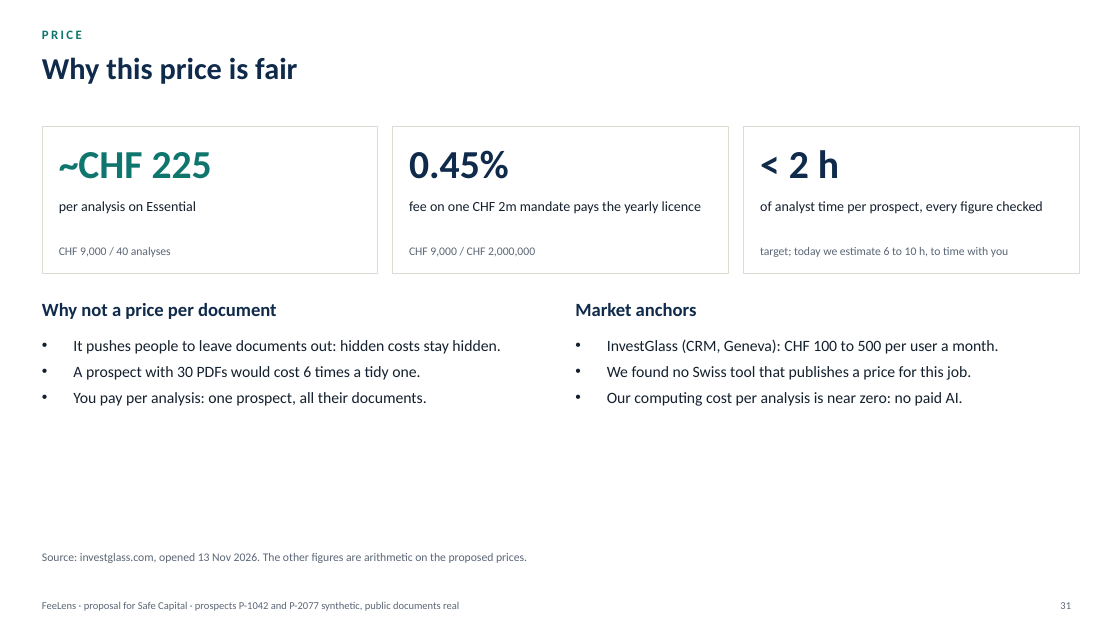
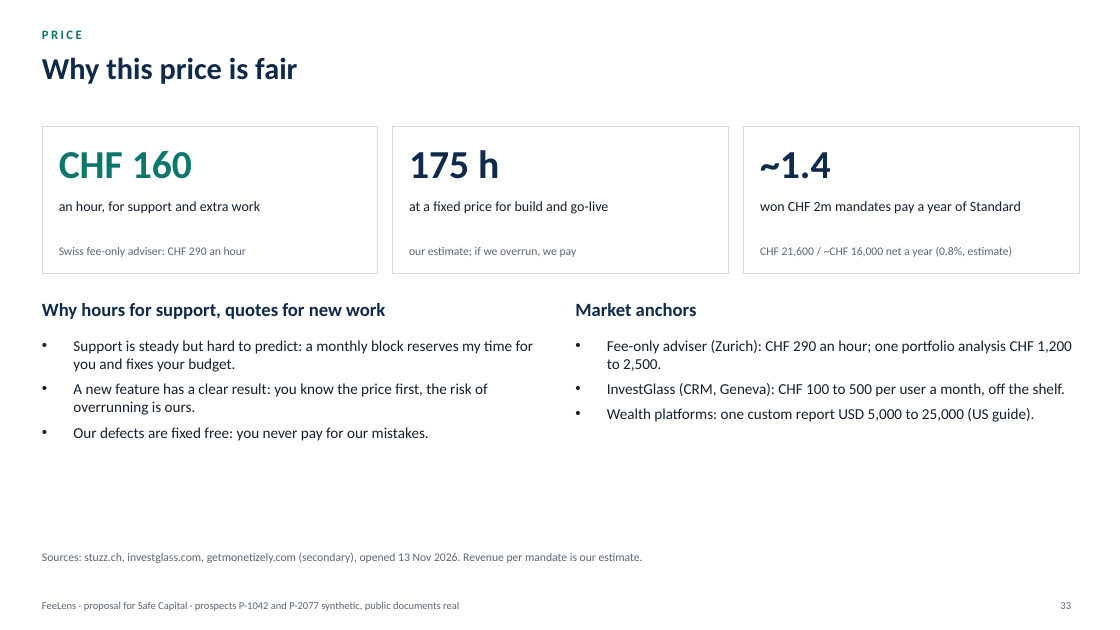
Before and after one commit to rossotti-alessandro/PortfolioCostEngine, a slide deck: slide 33 of slides/FeeLens_Proposal_EN.pptx (slide 31 before the commit). Drawn at 1120x630 pixels with LibreOffice and Linux fonts; fonts in the diff are those of the drawing. Boxes give left, top, right and bottom in pixels: in the first picture for what was removed or moved away, otherwise in the second. Text is boxed around its words. In the diff, an @@ line names an element or a change of style, - is before the commit and + after.

```diff
--- a/slides/FeeLens_Proposal_EN.pptx
+++ b/slides/FeeLens_Proposal_EN.pptx
@@ text at (59, 151, 192, 179): text changed @@
-~CHF 225
+CHF 160
@@ text at (409, 150, 499, 179): text changed @@
-0.45%
+175 h
@@ text at (760, 152, 830, 179): text changed @@
-< 2 h
+~1.4
@@ text at (59, 201, 260, 214): text changed @@
-per analysis on Essential
+an hour, for support and extra work
@@ text at (409, 201, 609, 214): text changed @@
-fee on one CHF 2m mandate pays the yearly licence
+at a fixed price for build and go-live
@@ text at (760, 201, 1021, 214): text changed @@
-of analyst time per prospect, every figure checked
+won CHF 2m mandates pay a year of Standard
@@ text at (59, 247, 246, 257): text changed @@
-CHF 9,000 / 40 analyses
+Swiss fee-only adviser: CHF 290 an hour
@@ text at (409, 247, 577, 257): text changed @@
-CHF 9,000 / CHF 2,000,000
+our estimate; if we overrun, we pay
@@ text at (760, 246, 1013, 257): text changed @@
-target; today we estimate 6 to 10 h, to time with you
+CHF 21,600 / ~CHF 16,000 net a year (0.8%, estimate)
@@ text at (42, 303, 385, 319): text changed @@
-Why not a price per document
+Why hours for support, quotes for new work
@@ text at (73, 340, 534, 441): text changed; size 13.5 to 13 pt @@
-• It pushes people to leave documents out: hidden costs stay hidden.
-• A prospect with 30 PDFs would cost 6 times a tidy one.
-• You pay per analysis: one prospect, all their documents.
+• Support is steady but hard to predict: a monthly block reserves my time for you and fixes your budget.
+• A new feature has a clear result: you know the price first, the risk of overrunning is ours.
+• Our defects are fixed free: you never pay for our mistakes.
@@ text at (607, 340, 1072, 422): text changed; size 13.5 to 13 pt @@
-• InvestGlass (CRM, Geneva): CHF 100 to 500 per user a month.
-• We found no Swiss tool that publishes a price for this job.
-• Our computing cost per analysis is near zero: no paid AI.
+• Fee-only adviser (Zurich): CHF 290 an hour; one portfolio analysis CHF 1,200 to 2,500.
+• InvestGlass (CRM, Geneva): CHF 100 to 500 per user a month, off the shelf.
+• Wealth platforms: one custom report USD 5,000 to 25,000 (US guide).
@@ text at (42, 552, 643, 563): text changed @@
-Source: investglass.com, opened 13 Nov 2026. The other figures are arithmetic on the proposed prices.
+Sources: stuzz.ch, investglass.com, getmonetizely.com (secondary), opened 13 Nov 2026. Revenue per mandate is our estimate.
```
Also in this commit, not shown: 4 other slides changed, 4 slides added, 1 slide removed, 28 other files.
